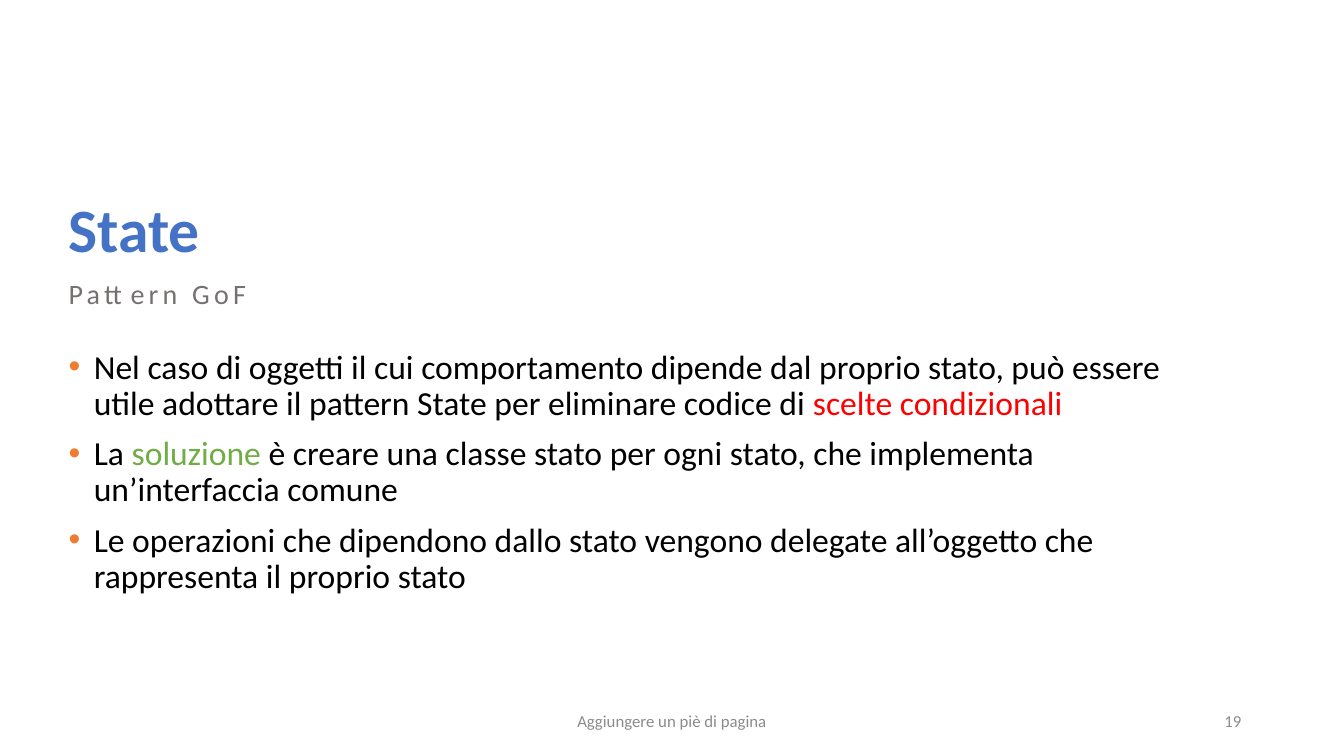
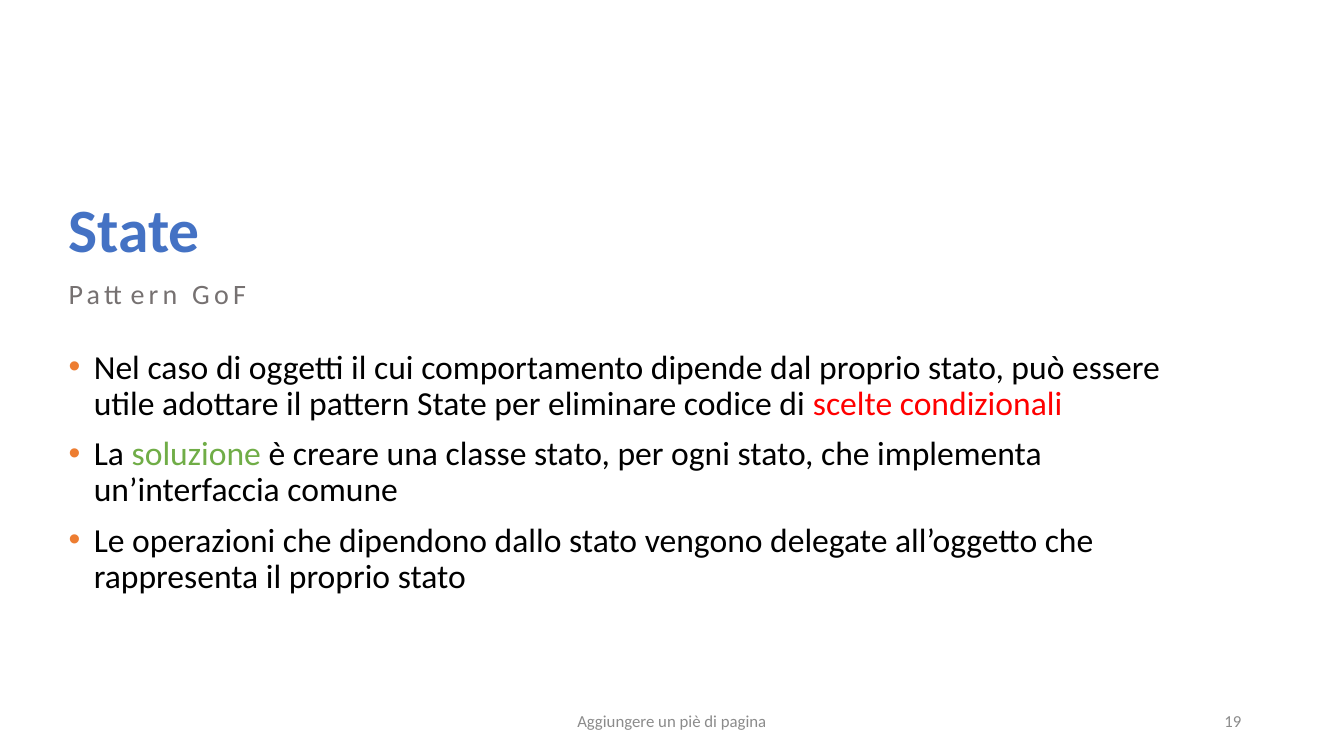
Before and after one commit to salvalai-matteo/EventBookDocumentation, a slide deck: slide 19 of Progetto Ingegneria SW.pptx. Drawn at 1344x756 pixels with LibreOffice and Linux fonts; fonts in the diff are those of the drawing. Boxes give left, top, right and bottom in pixels: in the first picture for what was removed or moved away, otherwise in the second. Text is boxed around its words. In the diff, an @@ line names an element or a change of style, - is before the commit and + after.

```diff
--- a/Progetto Ingegneria SW.pptx
+++ b/Progetto Ingegneria SW.pptx
@@ text at [94,441,1041,502]: text changed @@
-• La soluzione è creare una classe stato per ogni stato, che implementa un’interfaccia comune
+• La soluzione è creare una classe stato, per ogni stato, che implementa un’interfaccia comune
```
Also in this commit, not shown: 14 other slides changed, 6 slides added.
